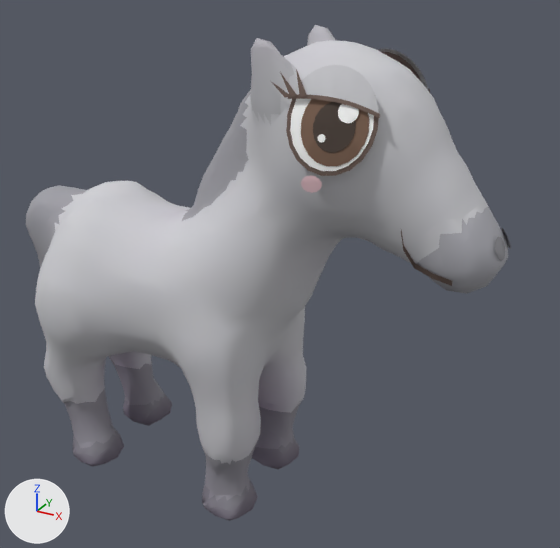
What one commit did to the glTF model art/models/animals/gray_foal.glb.
Both versions are drawn from a 50 mm camera at (0.608, -0.957, 0.899) aimed at (0.065, 0.03, 0.405). Every picture has the same lights, and +X, +Y and +Z are marked at lower left. The first picture is the older version. Vertices at exactly the same position are counted once.

Objects in the first picture: 'gray_foal'.
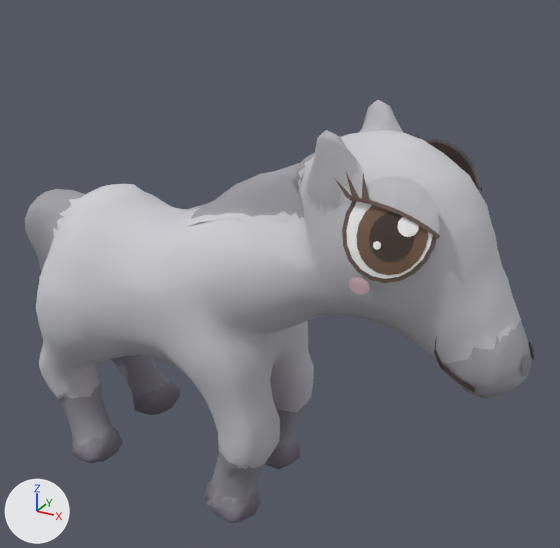
The newer file adds a shape key; the second version is drawn at full value of the shape key 'sleep' of 'gray_foal', and the change is written as the vertex moves it makes.

Pixel boxes (x1, y1, x2, y2) of what changed, in the pictures (560 x 548 px; the box of a moved part takes in the faces that stretch with it):
'gray_foal', reshaped (15% shorter): before (26, 25, 511, 521); after (25, 100, 535, 523)
part 1 of me_gray_foal, moved or reshaped: before (286, 99, 379, 176); after (342, 201, 437, 283)
part 2 of me_gray_foal, moved or reshaped: before (290, 99, 374, 171); after (346, 202, 433, 279)
part 3 of me_gray_foal, moved or reshaped: before (301, 99, 370, 166); after (356, 205, 428, 275)
part 4 of me_gray_foal, moved or reshaped: before (313, 102, 356, 153); after (369, 212, 414, 262)
part 5 of me_gray_foal, moved or reshaped: before (338, 104, 359, 123); after (397, 217, 419, 237)
part 6 of me_gray_foal, moved or reshaped: before (318, 134, 326, 143); after (373, 241, 381, 250)
part 7 of me_gray_foal, moved or reshaped: before (294, 65, 379, 113); after (357, 176, 439, 234)
part 8 of me_gray_foal, moved or reshaped: before (288, 95, 380, 118); after (349, 198, 440, 239)
part 9 of me_gray_foal, moved or reshaped: before (301, 175, 322, 193); after (349, 277, 370, 294)
part 10 of me_gray_foal, moved or reshaped: before (495, 237, 505, 261); after (522, 355, 530, 376)
part 11 of me_gray_foal, moved or reshaped: before (401, 229, 452, 286); after (434, 336, 475, 392)
part 12 of me_gray_foal, moved or reshaped: before (382, 52, 422, 82); after (427, 142, 478, 189)
part 13 of me_gray_foal, moved or reshaped: before (378, 49, 429, 91); after (426, 139, 481, 190)
part 14 of me_gray_foal, moved or reshaped: before (502, 228, 511, 249); after (528, 342, 535, 360)
part 15 of me_gray_foal, moved or reshaped: before (26, 25, 508, 521); after (25, 100, 532, 523)

Diff of the bpy script that builds the scene:
```diff
--- a/art/models/animals/gray_foal.glb.py
+++ b/art/models/animals/gray_foal.glb.py
@@ me_gray_foal @@
-me_gray_foal.from_pydata(...)  # 2685 vertices, 4463 faces; spans x -0.417..0.417, y -0.156..0.156, z 0.0..0.779
+me_gray_foal.from_pydata(...)  # 2685 vertices, 4463 faces; spans x -0.417..0.467, y -0.155..0.157, z 0.0..0.686
+# me_gray_foal part 1: the loose piece of 21 vertices spanning x 0.15..0.265, y -0.121..-0.074, z 0.625..0.75 is multiplied about its middle by the matrix ((0.98, 0.0, 0.199), (0.01, 0.999, -0.049), (-0.198, 0.05, 0.979)), then moved by (0.087, -0.011, -0.123)
+# me_gray_foal part 2: the loose piece of 21 vertices spanning x 0.155..0.259, y -0.121..-0.077, z 0.631..0.746 is multiplied about its middle by the matrix ((0.98, 0.0, 0.199), (0.01, 0.999, -0.049), (-0.198, 0.05, 0.979)), then moved by (0.087, -0.011, -0.123)
+# me_gray_foal part 3: the loose piece of 21 vertices spanning x 0.17..0.255, y -0.119..-0.083, z 0.637..0.729 is multiplied about its middle by the matrix ((0.98, 0.0, 0.199), (0.01, 0.999, -0.049), (-0.198, 0.05, 0.979)), then moved by (0.086, -0.01, -0.124)
+# me_gray_foal part 4: the loose piece of 21 vertices spanning x 0.186..0.239, y -0.114..-0.091, z 0.653..0.712 is multiplied about its middle by the matrix ((0.98, 0.0, 0.199), (0.01, 0.999, -0.049), (-0.198, 0.05, 0.979)), then moved by (0.086, -0.01, -0.124)
+# me_gray_foal part 5: the loose piece of 13 vertices spanning x 0.214..0.24, y -0.1..-0.09, z 0.688..0.713 is multiplied about its middle by the matrix ((0.98, 0.0, 0.199), (0.01, 0.999, -0.049), (-0.198, 0.05, 0.979)), then moved by (0.089, -0.011, -0.127)
+# me_gray_foal part 6: the loose piece of 11 vertices spanning x 0.195..0.205, y -0.113..-0.109, z 0.664..0.674 is multiplied about its middle by the matrix ((0.98, 0.0, 0.199), (0.01, 0.999, -0.049), (-0.198, 0.05, 0.979)), then moved by (0.083, -0.01, -0.121)
+# me_gray_foal part 7: the loose piece of 42 vertices spanning x 0.152..0.266, y -0.104..-0.079, z 0.699..0.753 is multiplied about its middle by the matrix ((0.98, 0.0, 0.199), (0.01, 0.999, -0.049), (-0.198, 0.05, 0.979)), then moved by (0.095, -0.012, -0.124)
+# me_gray_foal part 8: the loose piece of 50 vertices spanning x 0.15..0.267, y -0.107..-0.091, z 0.697..0.718 is multiplied about its middle by the matrix ((0.98, 0.0, 0.199), (0.01, 0.999, -0.049), (-0.198, 0.05, 0.979)), then moved by (0.091, -0.012, -0.123)
+# me_gray_foal part 9: the loose piece of 15 vertices spanning x 0.181..0.208, y -0.13..-0.122, z 0.604..0.624 is multiplied about its middle by the matrix ((0.98, 0.0, 0.199), (0.01, 0.999, -0.049), (-0.198, 0.05, 0.979)), then moved by (0.073, -0.007, -0.12)
+# me_gray_foal part 10: the loose piece of 13 vertices spanning x 0.404..0.416, y -0.028..-0.008, z 0.517..0.547 is multiplied about its middle by the matrix ((0.98, 0.0, 0.199), (0.01, 0.999, -0.049), (-0.198, 0.05, 0.979)), then moved by (0.052, -0.001, -0.156)
+# me_gray_foal part 11: the loose piece of 10 vertices spanning x 0.296..0.363, y -0.072..-0.052, z 0.484..0.558 is multiplied about its middle by the matrix ((0.98, 0.0, 0.199), (0.01, 0.999, -0.049), (-0.198, 0.05, 0.979)), then moved by (0.051, -0.001, -0.142)
+# me_gray_foal part 12: the loose piece of 21 vertices spanning x 0.15..0.265, y 0.074..0.121, z 0.625..0.75 is multiplied about its middle by the matrix ((0.98, 0.0, 0.199), (0.01, 0.999, -0.049), (-0.198, 0.05, 0.979)), then moved by (0.087, -0.011, -0.113)
+# me_gray_foal part 13: the loose piece of 42 vertices spanning x 0.152..0.266, y 0.079..0.104, z 0.699..0.753 is multiplied about its middle by the matrix ((0.98, 0.0, 0.199), (0.01, 0.999, -0.049), (-0.198, 0.05, 0.979)), then moved by (0.095, -0.013, -0.114)
+# me_gray_foal part 14: the loose piece of 13 vertices spanning x 0.401..0.417, y 0.01..0.028, z 0.519..0.547 is multiplied about its middle by the matrix ((0.98, 0.0, 0.199), (0.01, 0.999, -0.049), (-0.198, 0.05, 0.979)), then moved by (0.052, -0.001, -0.153)
+# me_gray_foal part 15: 2205 of 2685 vertices moved; they spanned x -0.417..0.416, y -0.156..0.156, z 0.0..0.779 and now span x -0.417..0.465, y -0.155..0.157, z 0.0..0.686; mean shift (0.026, -0.001, -0.032); largest move (0.414, -0.008, 0.526) -> (0.465, -0.009, 0.37)
+# other edits to the shape of me_gray_foal do not show in these pictures
 me_gray_foal.materials.append(mat_coat)
```
